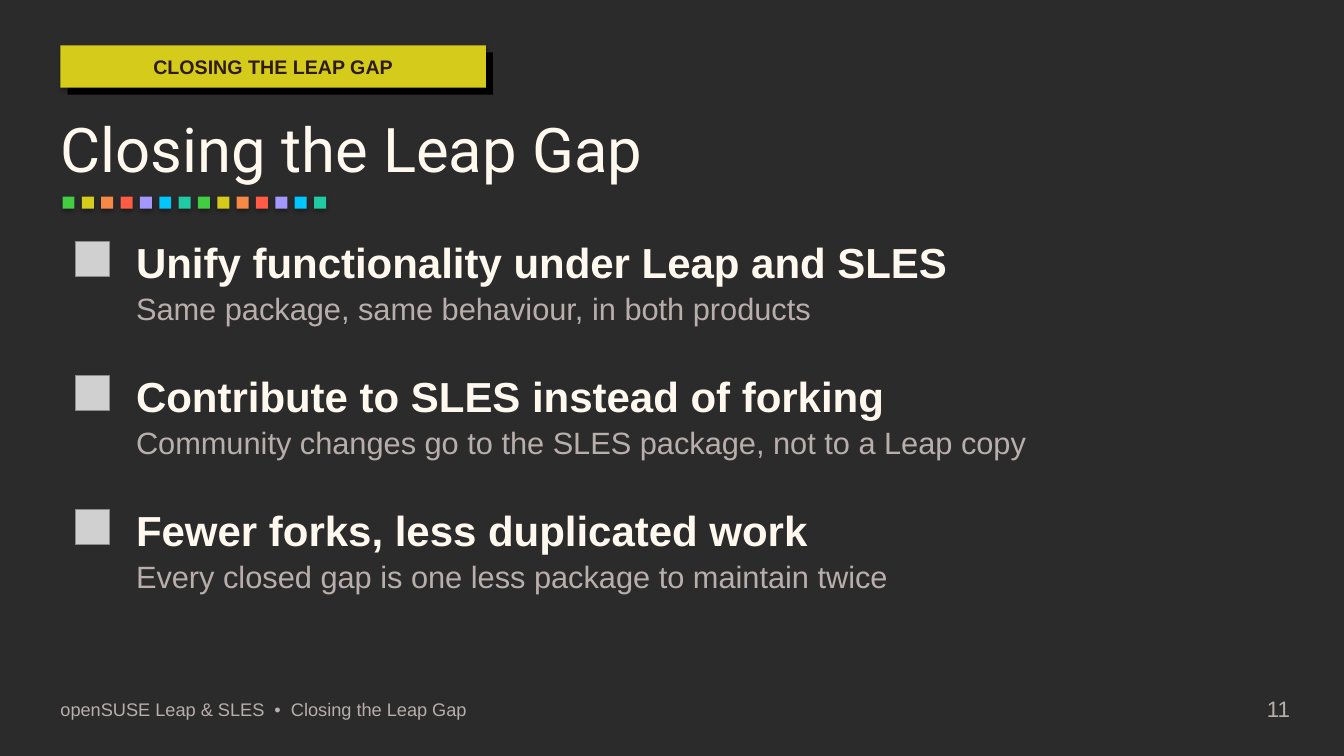
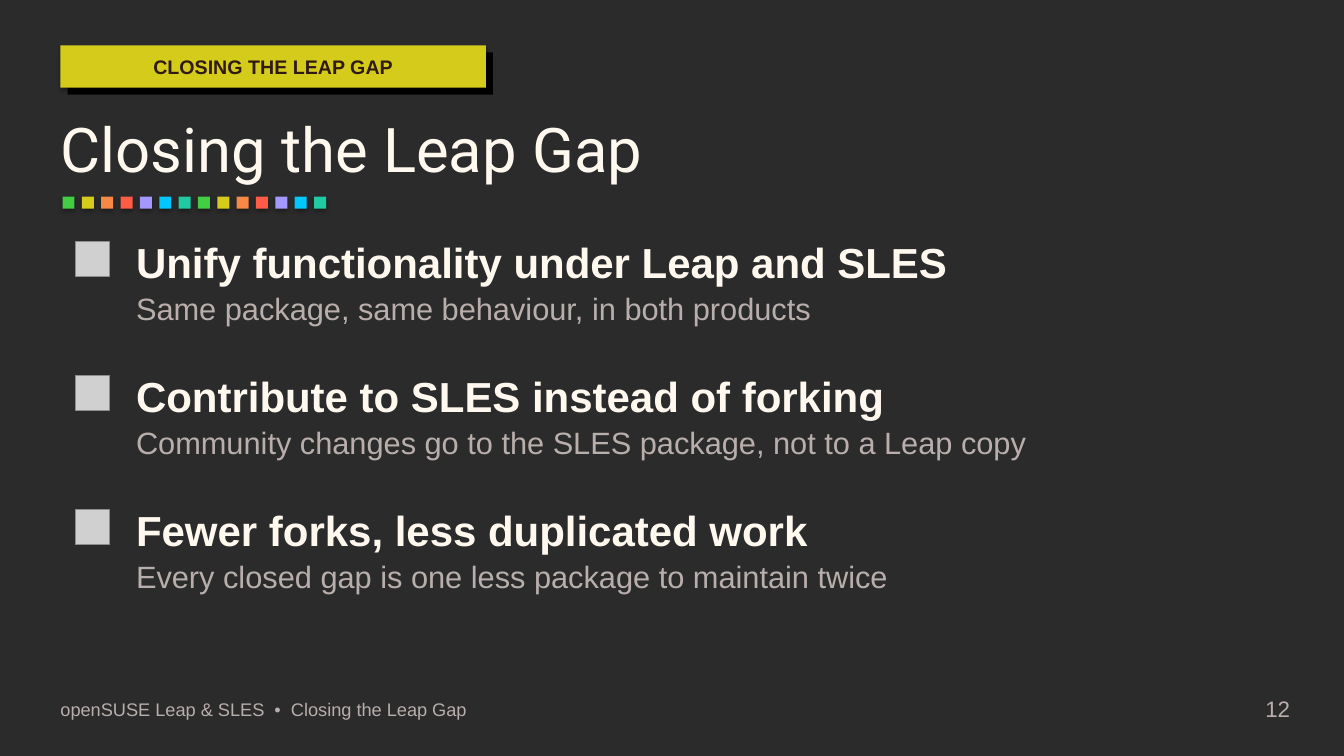
Before and after one commit to lkocman/slides, a slide deck: slide 12 of leap-vs-sles-2026-11/leap-vs-sles.pptx (slide 11 before the commit). Drawn at 1344x756 pixels with LibreOffice and Linux fonts; fonts in the diff are those of the drawing; grey boxes stand for pictures; background and template pictures are left out; a plain dark background stands for a picture behind light text. Boxes give left, top, right and bottom in pixels: in the first picture for what was removed or moved away, otherwise in the second. Text is boxed around its words. In the diff, an @@ line names an element or a change of style, - is before the commit and + after.

```diff
--- a/leap-vs-sles-2026-11/leap-vs-sles.pptx
+++ b/leap-vs-sles-2026-11/leap-vs-sles.pptx
@@ text at (1265, 701, 1290, 717): text changed @@
-11
+12
```
Also in this commit, not shown: 8 other slides changed, 1 slide added, 1 other file.
